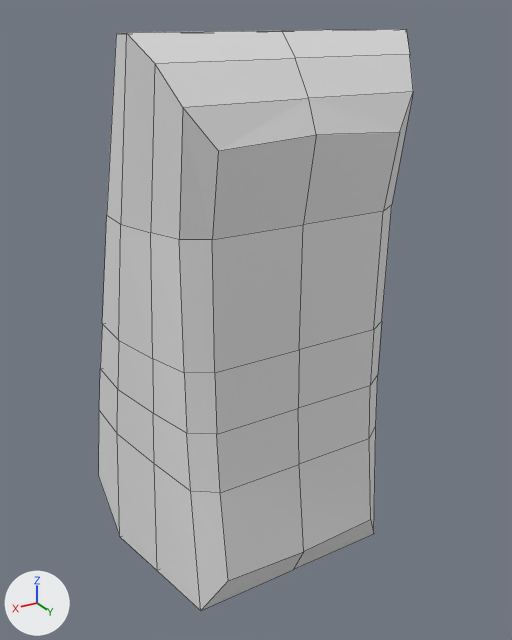
The Blender file Speaker.blend, before and after one commit.
The view is the same before and after, from a camera (50 mm lens) standing at (3.14, 5.41, 2.57) and looking at (-0.12, -0.02, -0.15). The lights are fixed; the arrows at lower left show +X, +Y and +Z. Mesh edges are drawn as thin lines.
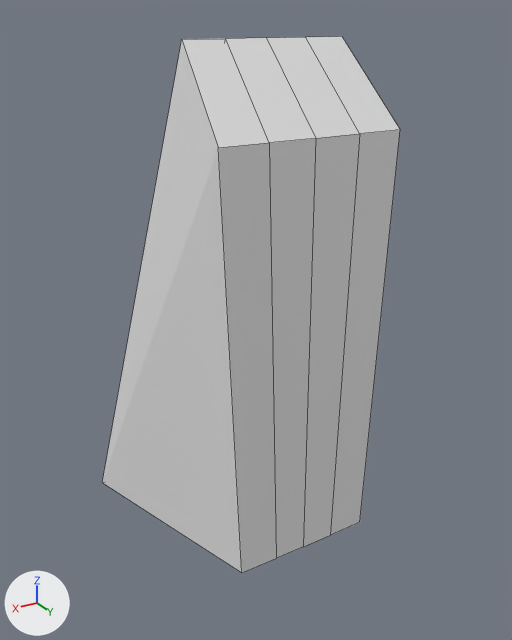
Patch to the scene script:
```diff
--- a/Speaker.blend.py
+++ b/Speaker.blend.py
@@ me_cube_001 @@
 # used by ob_cube; location = (0.0, 0.0, -1.44)
-me_cube_001.from_pydata(...)  # 48 vertices, 38 faces; spans x 0.0..1.24, y -1.19..1.06, z -1.19..3.9
+me_cube_001.from_pydata(...)  # 12 vertices, 9 faces; spans x 0.0..1.17, y -1.3..1.06, z -2.37..2.41
+# me_cube_001 part 1: the whole mesh is rebuilt
@@ ob_cube @@
 ob_cube = bpy.data.objects.new('Cube', me_cube_001)
-ob_cube.location = (0.0, 0.0, -1.44)
+ob_cube.location = (0.0, 0.0, 0.0)
 _m = ob_cube.modifiers.new('Mirror', 'MIRROR')
```

What differs and where, as boxes (x1, y1, x2, y2) in the pictures (512 x 640 px):
'Cube', reshaped, moved (8% shorter): before (99, 29, 413, 611); after (102, 37, 400, 573)
